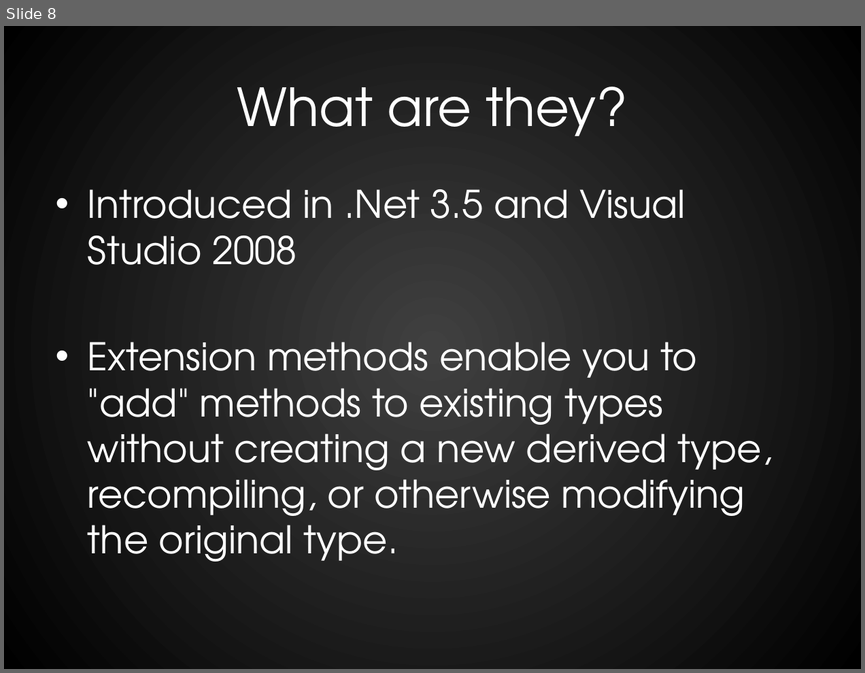
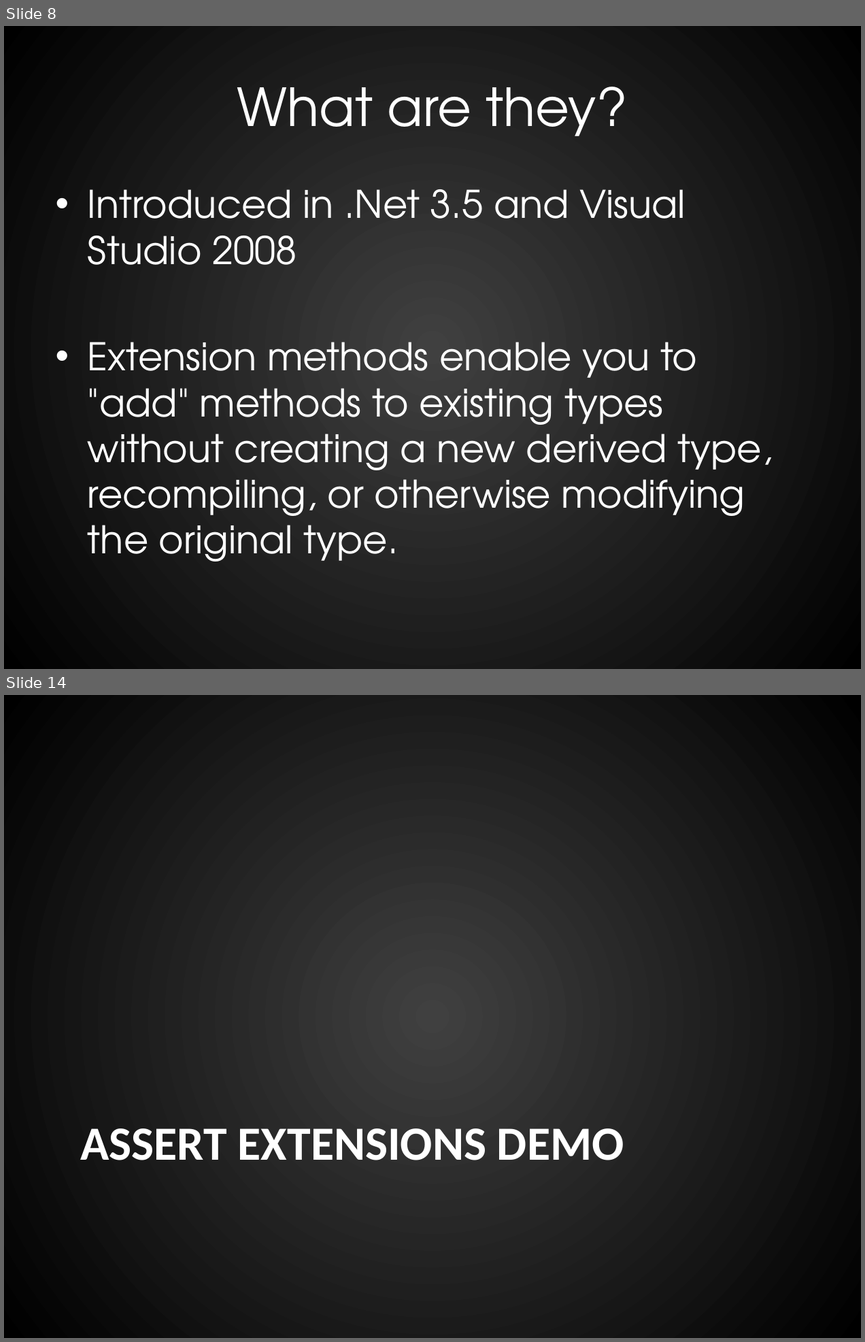
Before and after one commit to RookieOne/Evolve-Your-Code, a slide deck: EvolveYourCode.pptx. Shown one above the other, each under a label of ours: slide 8 before the commit, slides 8 and 14 after it; the slides between them are not shown. The pictures are 865x673 and 865x1342 pixels, drawn with LibreOffice and Linux fonts; fonts in the diff are those of the drawing. Boxes give left, top, right and bottom in pixels: in the first picture for what was removed or moved away, otherwise in the second. Text is boxed around its words. In the diff, an @@ line names an element or a change of style, - is before the commit and + after.

```diff
--- a/EvolveYourCode.pptx
+++ b/EvolveYourCode.pptx
@@ slide 14 added at box(4, 695, 861, 1338), background gradient #404040 to #000000 @@
@@ title added at box(80, 1128, 624, 1160), 40 pt, text #FFFFFF, bold @@
+ASSERT EXTENSIONS DEMO
```
Also in this commit, not shown: 77 slides changed, 5 other slides added, 55 other files.
